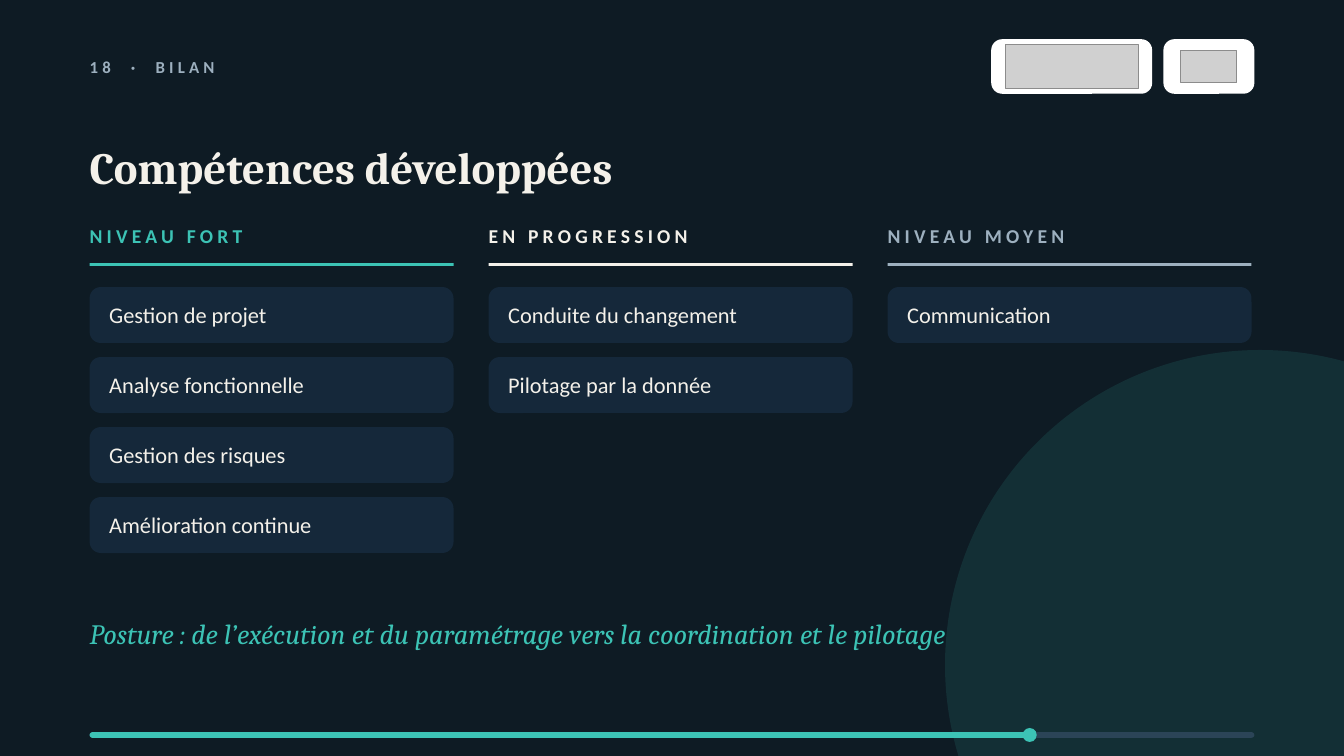
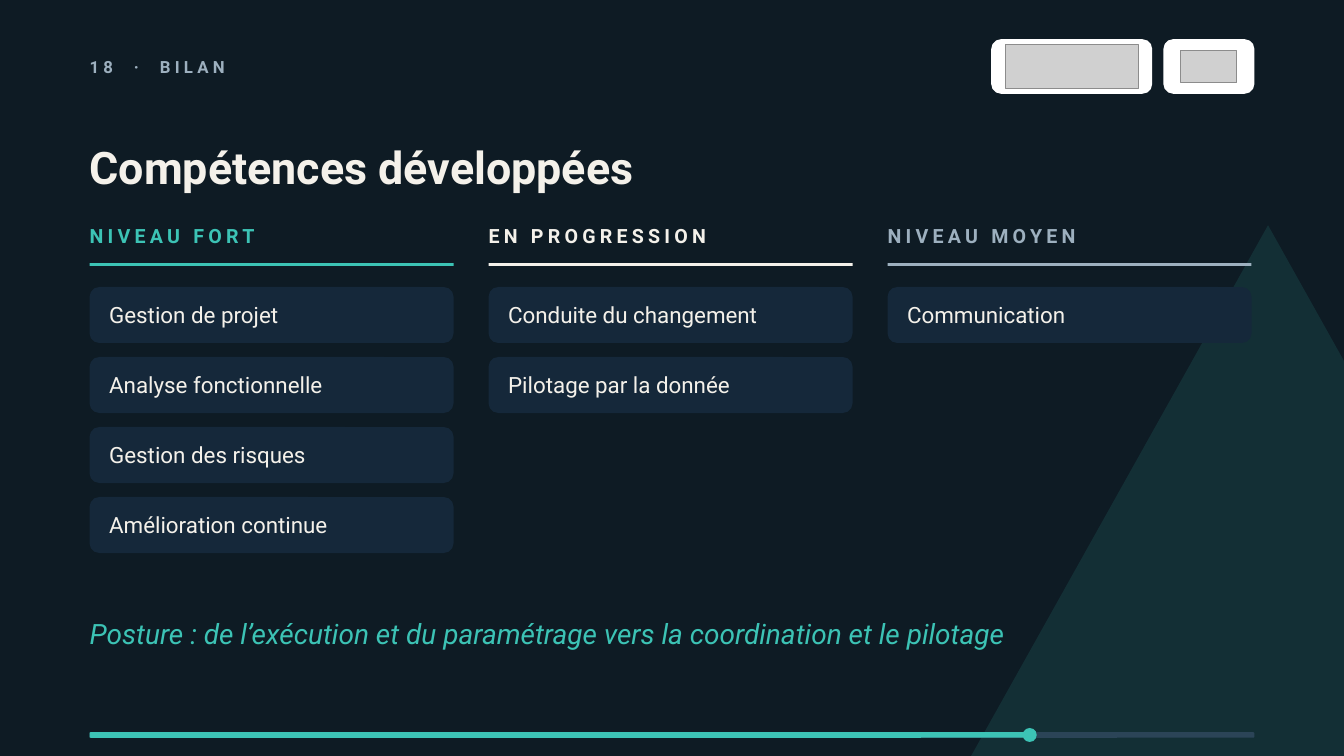
Before and after one commit to falachabt/Icam, a slide deck: slide 18 of Presentation_Kizeo_Teepee.pptx. Drawn at 1344x756 pixels with LibreOffice and Linux fonts; fonts in the diff are those of the drawing; grey boxes stand for pictures. Boxes give left, top, right and bottom in pixels: in the first picture for what was removed or moved away, otherwise in the second. Text is boxed around its words. In the diff, an @@ line names an element or a change of style, - is before the commit and + after.

```diff
--- a/Presentation_Kizeo_Teepee.pptx
+++ b/Presentation_Kizeo_Teepee.pptx
@@ font Calibri to Roboto in 11 elements at bbox=[90, 229, 254, 243], bbox=[109, 306, 278, 328], bbox=[109, 376, 322, 398], bbox=[109, 446, 306, 468], bbox=[109, 516, 327, 534], bbox=[489, 229, 706, 244], bbox=[508, 306, 757, 328], bbox=[508, 376, 730, 398], bbox=[888, 229, 1075, 243], bbox=[907, 307, 1065, 324], bbox=[90, 61, 225, 73] @@
@@ text "Compétences développées" at bbox=[90, 150, 634, 193]: font Cambria to Roboto @@
@@ triangle: place and size @@
-triangle at bbox=[946, 350, 1344, 756]
+triangle at bbox=[940, 225, 1344, 756]
@@ triangle at bbox=[940, 225, 1344, 756]: ellipse to triangle @@
@@ proportions changed in 9 elements at bbox=[90, 732, 1255, 738], bbox=[90, 732, 1032, 738], bbox=[90, 287, 454, 344], bbox=[90, 357, 454, 413], bbox=[90, 427, 454, 484], bbox=[90, 497, 454, 554], bbox=[489, 287, 853, 344], bbox=[489, 357, 853, 413], bbox=[888, 287, 1252, 344] @@
@@ text "Posture : de l’exécution et ..." at bbox=[90, 623, 1004, 650]: font Cambria to Roboto @@
```
Also in this commit, not shown: 21 other slides changed, 1 other file.
